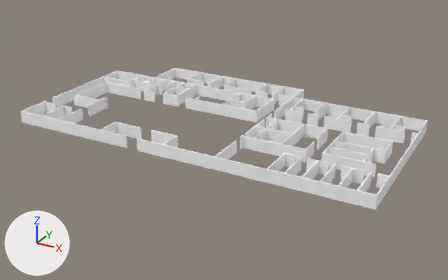
The FBX model UnityProject/Assets/Art/SetDressing/Walls.fbx, before and after one commit.
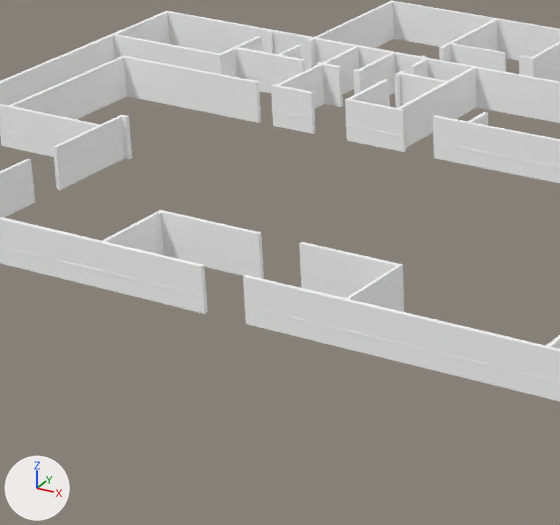
Old and new are each drawn whole from a 50 mm lens placed at (57.8, -100.3, 48.7), pointed at (0.8, 3.3, -3.1) and again close up on the part from 17% to 49% of the width and 24% to 72% of the height. The lights are fixed; the arrows at lower left show +X, +Y and +Z. The last two pictures show the newer version. Where no turn or scale is listed for an object, it has been applied to the vertices.

Objects in the first close-up: 'Walls'.
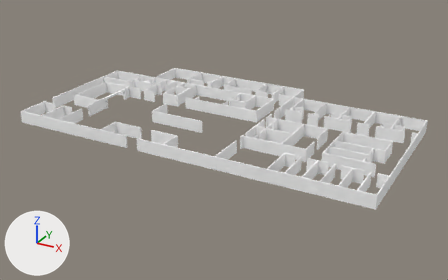
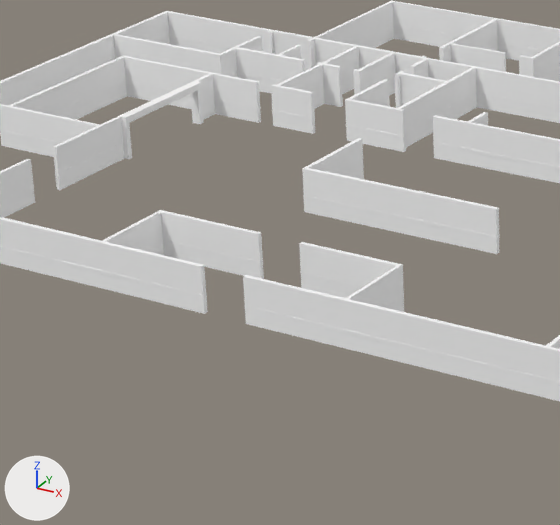
What differs and where, as boxes (x1, y1, x2, y2) in the close-ups (560 x 525 px):
part 1 of me_plane_002, added
    after: (302, 138, 500, 254)
part 2 of me_plane_002, built on
    before: (0, 27, 560, 401)
    after: (122, 56, 259, 143)

What changed in the scene script:
```text
Change me_plane_002:
    used by ob_walls; location = (0.0, 0.0, 0.0)
    remove me_plane_002.from_pydata(...)  # 4087 vertices, 4062 faces; spans x -37.1..37.9, y -15.3..25.8, z 0.0..2.5
    add me_plane_002.from_pydata(...)  # 3725 vertices, 3398 faces; spans x -37.1..37.9, y -15.3..25.8, z 0.0..2.5
    me_plane_002 part 1: a new loose piece of 48 vertices spanning x -13.3..-1.3, y -2.1..3.3, z 0.0..2.5
    me_plane_002 part 2: 1 vertex moved from x -33.5, y 8.2, z 0.0 to x -27.1, y 8.2, z 0.8; 489 vertices removed from x -37.1..37.9, y -15.3..25.7, z 0.0; 79 vertices added at x -27.1..-26.6, y 0.0..8.5, z 0.0..2.5
```
